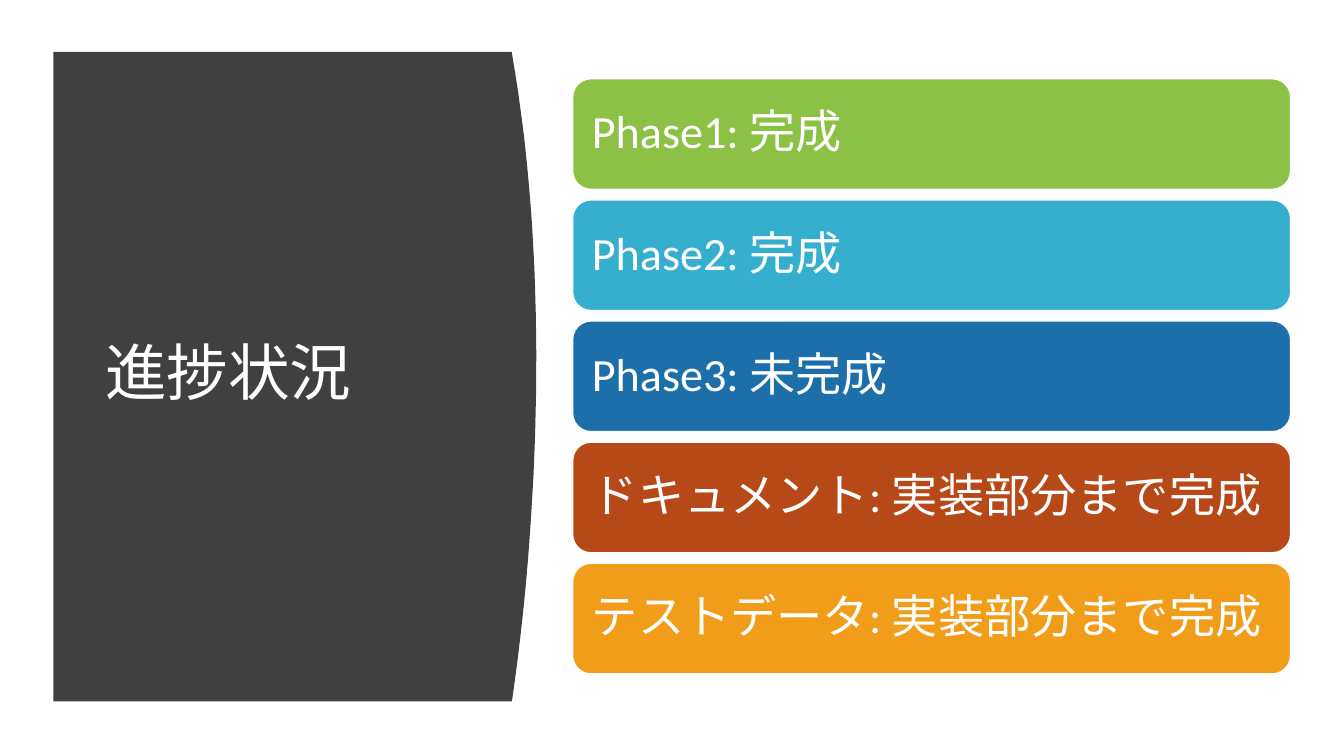
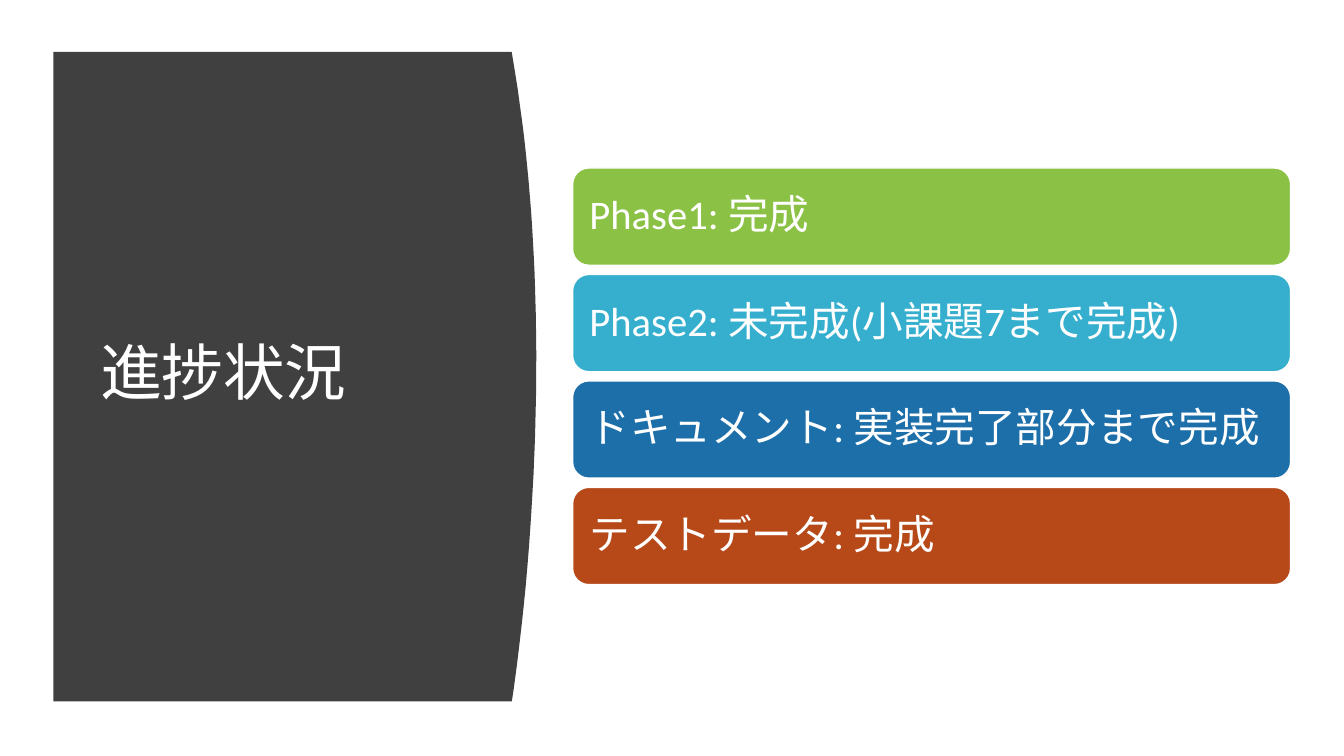
Before and after one commit to ie03-aizu-2019/ie03project-skys, a slide deck: slide 4 of Reports/Midterm.pptx. Drawn at 1344x756 pixels with LibreOffice and Linux fonts; fonts in the diff are those of the drawing. Boxes give left, top, right and bottom in pixels: in the first picture for what was removed or moved away, otherwise in the second. Text is boxed around its words. In the diff, an @@ line names an element or a change of style, - is before the commit and + after.

Commit message:
update slides

```diff
--- a/Reports/Midterm.pptx
+++ b/Reports/Midterm.pptx
@@ title "進捗状況" moved from (x1=105, y1=343, x2=351, y2=400) to (x1=100, y1=343, x2=346, y2=400) @@
@@ proportions changed in 4 elements at (x1=573, y1=487, x2=1291, y2=584), (x1=573, y1=381, x2=1291, y2=478), (x1=573, y1=274, x2=1291, y2=371), (x1=573, y1=168, x2=1291, y2=265) @@
@@ rounded rectangle resized from (x1=573, y1=79, x2=1291, y2=190) to (x1=573, y1=168, x2=1291, y2=265) @@
@@ text "Phase1: 完成" moved from (x1=592, y1=109, x2=841, y2=152) to (x1=589, y1=194, x2=809, y2=232) @@
@@ text "Phase1: 完成" at (x1=589, y1=194, x2=809, y2=232): size 33 to 29 pt @@
@@ rounded rectangle resized from (x1=573, y1=200, x2=1291, y2=311) to (x1=573, y1=274, x2=1291, y2=371) @@
@@ text at (x1=589, y1=301, x2=1180, y2=342): text changed; size 33 to 29 pt @@
-Phase2: 完成
+Phase2: 未完成(小課題7まで完成)
@@ text removed at (x1=592, y1=352, x2=888, y2=395) @@
-Phase3: 未完成
@@ rounded rectangle resized from (x1=573, y1=321, x2=1291, y2=432) to (x1=573, y1=381, x2=1291, y2=478) @@
@@ text at (x1=589, y1=407, x2=1259, y2=446): text changed; size 33 to 29 pt @@
-ドキュメント: 実装部分まで完成
+ドキュメント: 実装完了部分まで完成
@@ rounded rectangle resized from (x1=573, y1=443, x2=1291, y2=554) to (x1=573, y1=487, x2=1291, y2=584) @@
@@ text at (x1=589, y1=514, x2=934, y2=552): text changed; size 33 to 29 pt @@
-テストデータ: 実装部分まで完成
+テストデータ: 完成
@@ rounded rectangle removed at (x1=573, y1=564, x2=1291, y2=675) @@
```
Also in this commit, not shown: 13 other slides changed, 2 slides added, 2 slides removed.
